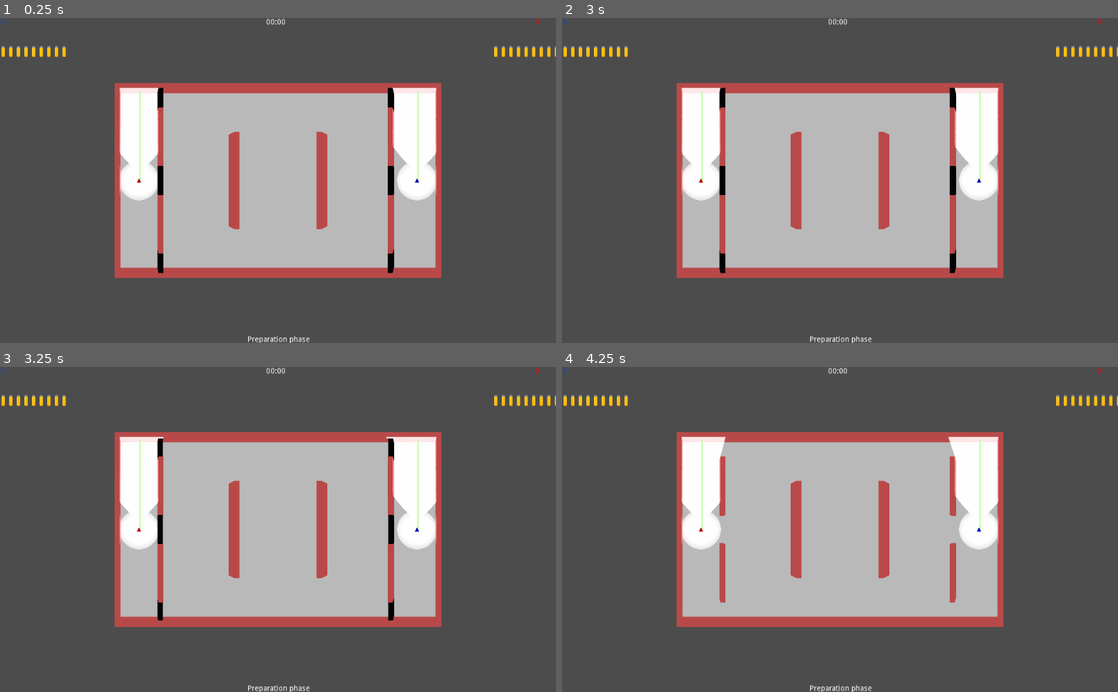
Above: before the commit, frames 1-4 (two rows, left to right).
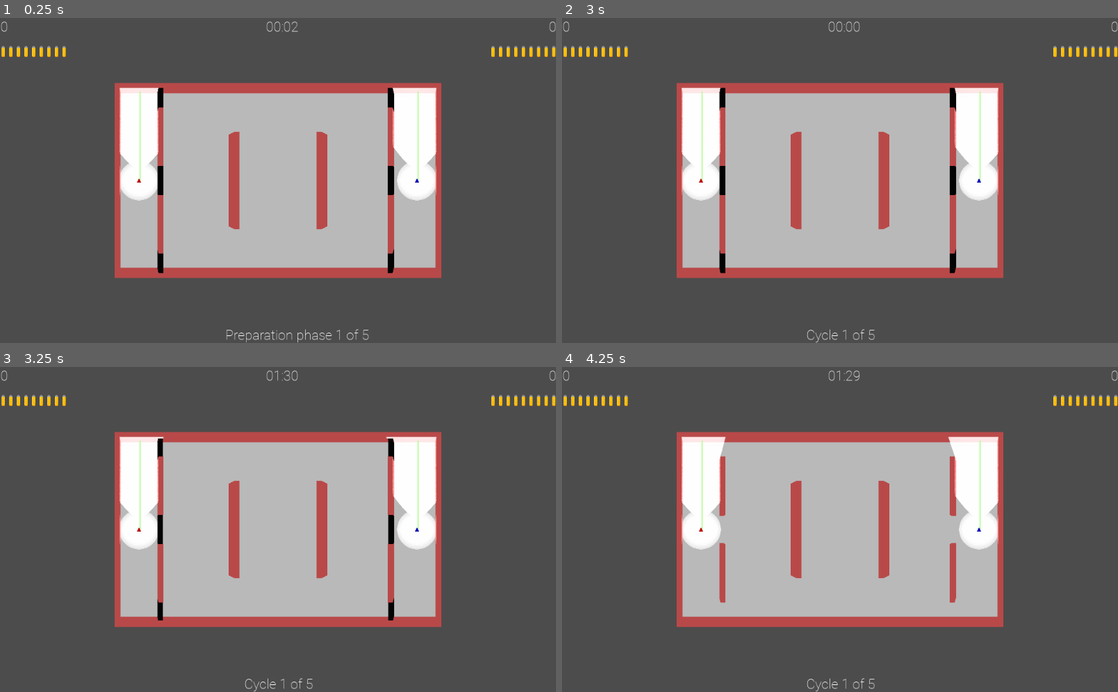
Above: after the commit, the same moments.

Repository: lizrad/fpspf
Game: Godot game, scene res://World.tscn
The game is run twice, just before and just after one commit, with the same random seed, the same clock (stepped at 60 frames per second) and the same inputs.
Inputs:
- Up to frame 1 (0.25 s): no input
- Up to frame 2 (3 s): tap Enter at 0.5, 2.75 s; tap Space at 1.25 s
- Up to frame 3 (3.25 s): no input
- Up to frame 4 (4.25 s): no input

The runs differ from the first frame. In frame 1, 0.7% of the frame differs, in the area x 0-100%, y 0-100%; in frame 2, 0.6%; in frame 3, 0.6%; in frame 4, 0.6%.

Commit message:
[Fix UI bullet not updating] [Update UI]

Diff:
--- a/UI/FontStandard.tres
+++ b/UI/FontStandard.tres
@@ -3,5 +3,4 @@
 [ext_resource path="res://Resources/Fonts/Roboto-Thin.ttf" type="DynamicFontData" id=1]
 
 [resource]
-size = 60
 font_data = ExtResource( 1 )
--- a/UI/GameOverScreen.tscn
+++ b/UI/GameOverScreen.tscn
@@ -2,13 +2,16 @@
 
 [ext_resource path="res://Resources/Fonts/Roboto-Thin.ttf" type="DynamicFontData" id=1]
 [ext_resource path="res://UI/GameOverScreen.gd" type="Script" id=2]
-[ext_resource path="res://UI/FontStandard.tres" type="DynamicFont" id=3]
 
 [sub_resource type="DynamicFont" id=1]
+size = 60
+font_data = ExtResource( 1 )
+
+[sub_resource type="DynamicFont" id=2]
 size = 40
 font_data = ExtResource( 1 )
 
-[sub_resource type="DynamicFont" id=2]
+[sub_resource type="DynamicFont" id=3]
 size = 30
 font_data = ExtResource( 1 )
 
@@ -27,7 +30,7 @@
 margin_top = 161.745
 margin_right = 145.0
 margin_bottom = 232.745
-custom_fonts/font = ExtResource( 3 )
+custom_fonts/font = SubResource( 1 )
 text = "Game Over"
 align = 1
 __meta__ = {
--- a/UI/HUD.gd
+++ b/UI/HUD.gd
@@ -9,8 +9,7 @@
 
 
 func _ready() -> void:
-	$Score1.add_color_override("font_color", Player1Color.albedo_color)
-	$Score2.add_color_override("font_color", Player2Color.albedo_color)
+	pass
 
 
 func set_time(time):
--- a/UI/HUD.tscn
+++ b/UI/HUD.tscn
@@ -1,7 +1,24 @@
-[gd_scene load_steps=3 format=2]
+[gd_scene load_steps=8 format=2]
 
 [ext_resource path="res://UI/HUD.gd" type="Script" id=1]
 [ext_resource path="res://UI/BulletAmmo.tscn" type="PackedScene" id=2]
+[ext_resource path="res://Resources/Fonts/Roboto-Thin.ttf" type="DynamicFontData" id=3]
+
+[sub_resource type="DynamicFont" id=1]
+size = 25
+font_data = ExtResource( 3 )
+
+[sub_resource type="DynamicFont" id=2]
+size = 25
+font_data = ExtResource( 3 )
+
+[sub_resource type="DynamicFont" id=3]
+size = 25
+font_data = ExtResource( 3 )
+
+[sub_resource type="DynamicFont" id=4]
+size = 25
+font_data = ExtResource( 3 )
 
 [node name="HUD" type="Control"]
 anchor_right = 1.0
@@ -21,7 +38,9 @@
 margin_left = -23.0
 margin_right = 23.0
 margin_bottom = 14.0
+custom_fonts/font = SubResource( 1 )
 text = "00:00"
+align = 1
 __meta__ = {
 "_edit_use_anchors_": false
 }
@@ -31,10 +50,13 @@
 anchor_top = 1.0
 anchor_right = 0.5
 anchor_bottom = 1.0
-margin_left = -57.5
-margin_top = -14.0
-margin_right = 57.5
+margin_left = -98.5
+margin_top = -31.0
+margin_right = 98.5
+custom_fonts/font = SubResource( 2 )
 text = "Preparation phase"
+align = 1
+valign = 2
 __meta__ = {
 "_edit_use_anchors_": false
 }
@@ -42,6 +64,7 @@
 [node name="Score1" type="Label" parent="."]
 margin_right = 40.0
 margin_bottom = 14.0
+custom_fonts/font = SubResource( 3 )
 text = "0"
 __meta__ = {
 "_edit_use_anchors_": false
@@ -52,7 +75,9 @@
 anchor_right = 1.0
 margin_left = -40.0
 margin_bottom = 14.0
+custom_fonts/font = SubResource( 4 )
 text = "0"
+align = 2
 
 [node name="BulletAmmo1" parent="." instance=ExtResource( 2 )]
 margin_right = -1872.0
@@ -61,6 +86,6 @@
 [node name="BulletAmmo2" parent="." instance=ExtResource( 2 )]
 anchor_left = 1.0
 anchor_bottom = 0.0
-margin_left = -117.0
+margin_left = -122.0
 margin_right = 0.0
 margin_bottom = 111.0
--- a/World.tscn
+++ b/World.tscn
@@ -25,22 +25,20 @@
 time_cycle = 90.0
 time_prep = 2.0
 
-[node name="HUD" parent="." instance=ExtResource( 6 )]
-
 [node name="PlayerManagers" type="Spatial" parent="."]
 script = ExtResource( 3 )
 
 [node name="PlayerManager1" parent="PlayerManagers" instance=ExtResource( 1 )]
 transform = Transform( 1, 0, 0, 0, 1, 0, 0, 0, 1, -35, 0, 0 )
 player_material = SubResource( 1 )
-ghost_material = SubResource( 4 )
+ghost_material = SubResource( 2 )
 shot_material = ExtResource( 9 )
 
 [node name="PlayerManager2" parent="PlayerManagers" instance=ExtResource( 1 )]
 transform = Transform( 1, 0, 0, 0, 1, 0, 0, 0, 1, 35, 0, 0 )
 player_id = 1
 player_material = SubResource( 3 )
-ghost_material = SubResource( 5 )
+ghost_material = SubResource( 4 )
 shot_material = ExtResource( 10 )
 
 [node name="LevelManager" parent="." instance=ExtResource( 5 )]
Not shown: 3 places in UI/GameOverScreen.tscn that only renumber resources
Not shown: 1 places in World.tscn that only renumber resources
